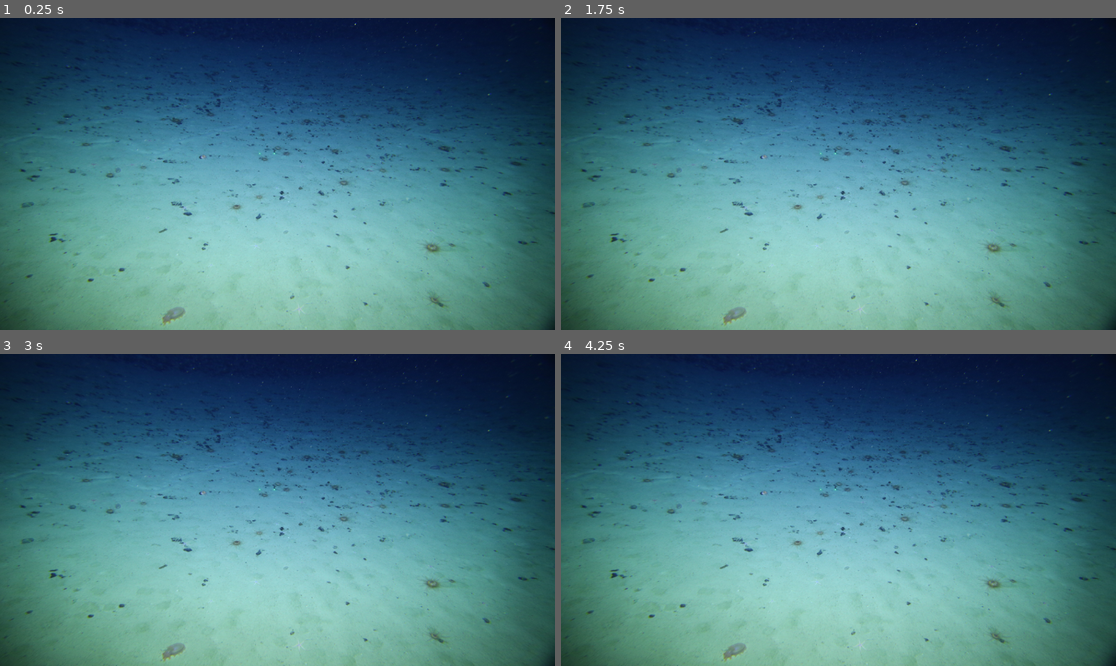
Above: before the commit, frames 1-4 (two rows, left to right).
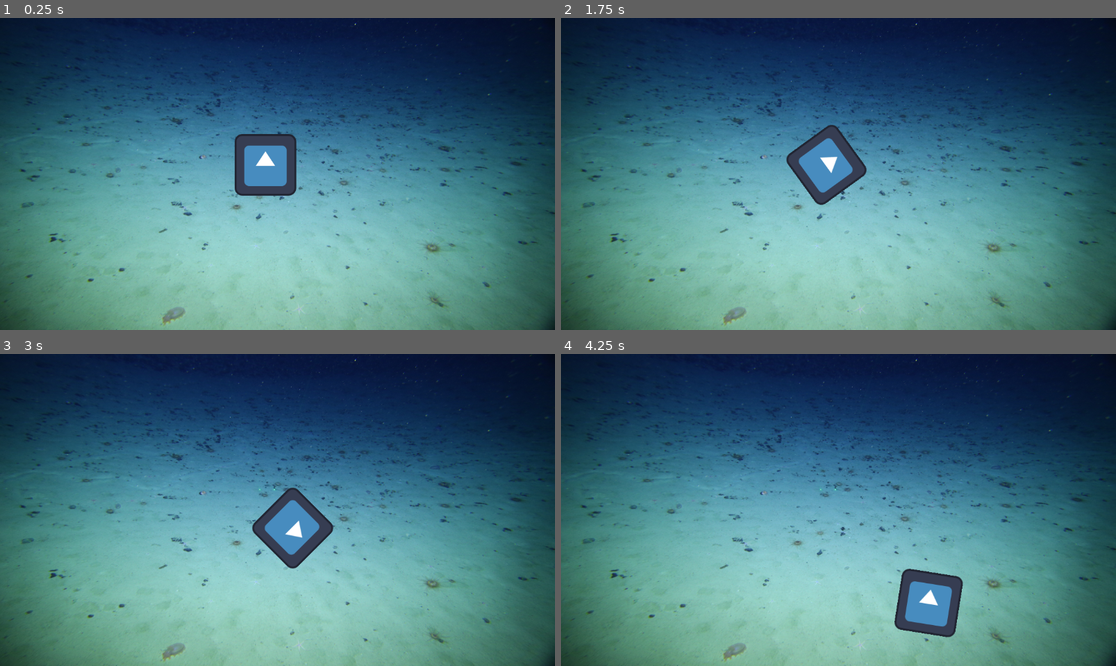
Above: after the commit, the same moments.

Repository: Zluh-Play/Godot_Test_Project
Game: Godot game, scene res://scenes/World.tscn
Two runs of this game, one before a commit and one after it. Both use one fixed random seed, a clock stepped at 60 frames per second and the inputs below. The engine's default icon, where the game draws it, is replaced by a stand-in: a white triangle on a blue panel in a dark square.
Inputs:
- Up to frame 1 (0.25 s): no input
- Up to frame 2 (1.75 s): tap Enter at 0.5 s; hold Right (ui_right) 0.53-1.28 s; hold Left (ui_left) from 1.28 s (still down)
- Up to frame 3 (3 s): release Left (ui_left) at 2.03 s; hold Right (ui_right) 2.03-2.78 s; hold Up (ui_up) from 2.78 s (still down)
- Up to frame 4 (4.25 s): release Up (ui_up) at 3.53 s; hold Left (ui_left) from 3.53 s (still down)

The runs differ from the first frame. In frame 1, 1.8% of the frame differs, in the area x 42-54%, y 37-58%; in frame 2, 1.8%; in frame 3, 2.1%; in frame 4, 2.2%, in the area x 60-73%, y 68-91%.

Commit message:
Combine simple scenes

Diff:
--- a/scenes/World.tscn
+++ b/scenes/World.tscn
@@ -1,6 +1,7 @@
-[gd_scene load_steps=2 format=3 uid="uid://qilvpu34musp"]
+[gd_scene load_steps=3 format=3 uid="uid://qilvpu34musp"]
 
 [ext_resource type="Texture2D" uid="uid://ddvyjq4pm5vur" path="res://assets/images/Sea bottom.png" id="1_epfqr"]
+[ext_resource type="PackedScene" uid="uid://c6insg5b211js" path="res://scenes/Test_Scene.tscn" id="2_ume65"]
 
 [node name="World" type="Node"]
 
@@ -8,3 +9,5 @@
 position = Vector2(576, 324)
 scale = Vector2(0.96, 0.81)
 texture = ExtResource("1_epfqr")
+
+[node name="Sprite2D2" parent="." instance=ExtResource("2_ume65")]
